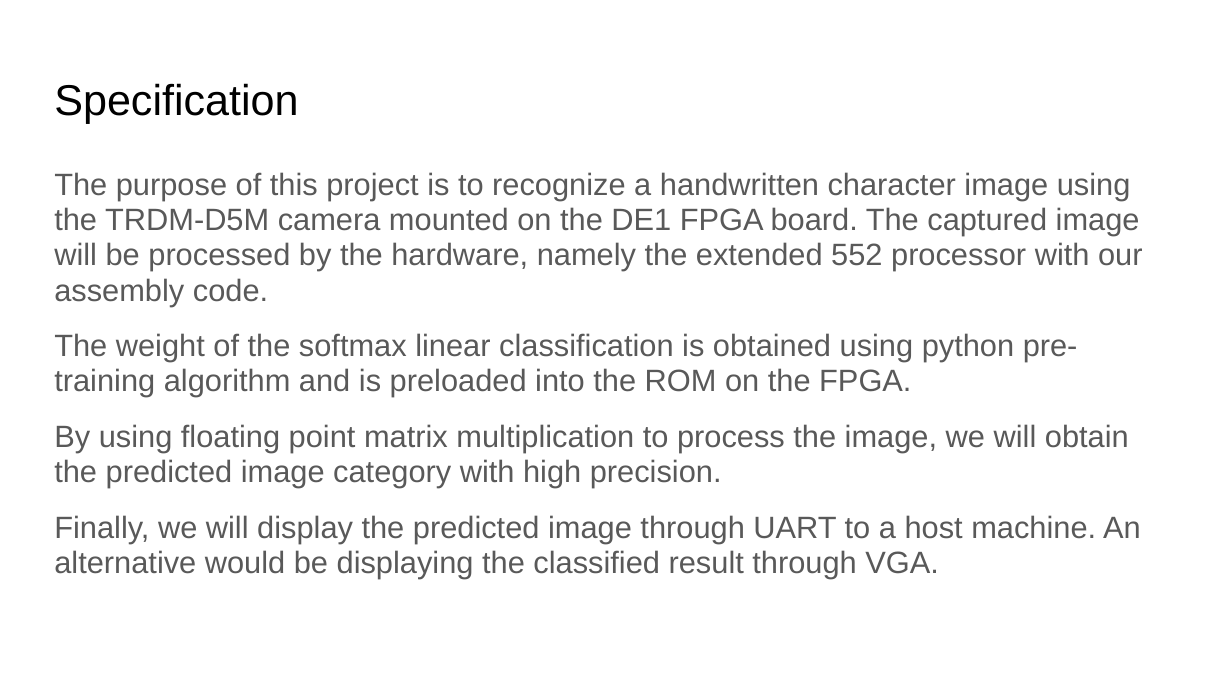
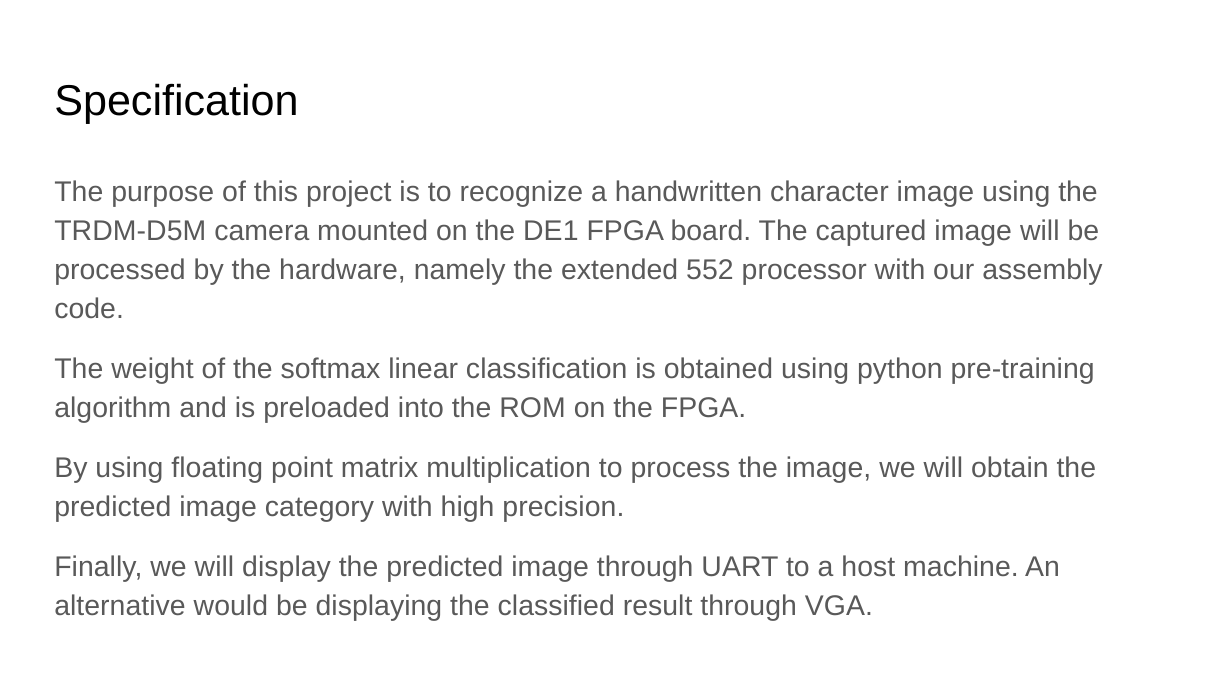
Before and after one commit to ShichenQiao/ECE554_SP23_FPGA_Handwriting_Recognition, a slide deck: slide 2 of Project/Specifications/block diagram.pptx. Drawn at 1232x693 pixels with LibreOffice and Linux fonts; fonts in the diff are those of the drawing. Boxes give left, top, right and bottom in pixels: in the first picture for what was removed or moved away, otherwise in the second. Text is boxed around its words. In the diff, an @@ line names an element or a change of style, - is before the commit and + after.

```diff
--- a/Project/Specifications/block diagram.pptx
+++ b/Project/Specifications/block diagram.pptx
@@ text "The purpose of this project ..." at (54,180,1102,621): size 18 to 16.6 pt; line spacing 0.95 to 1.15 @@
```
Also in this commit, not shown: 3 other slides changed, 1 slide added, 1 other file.
